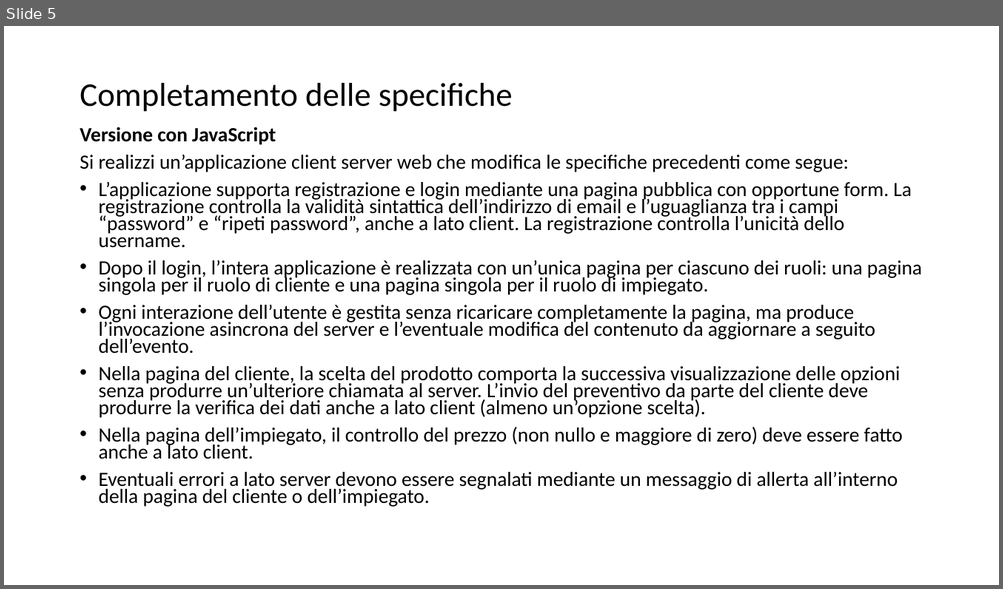
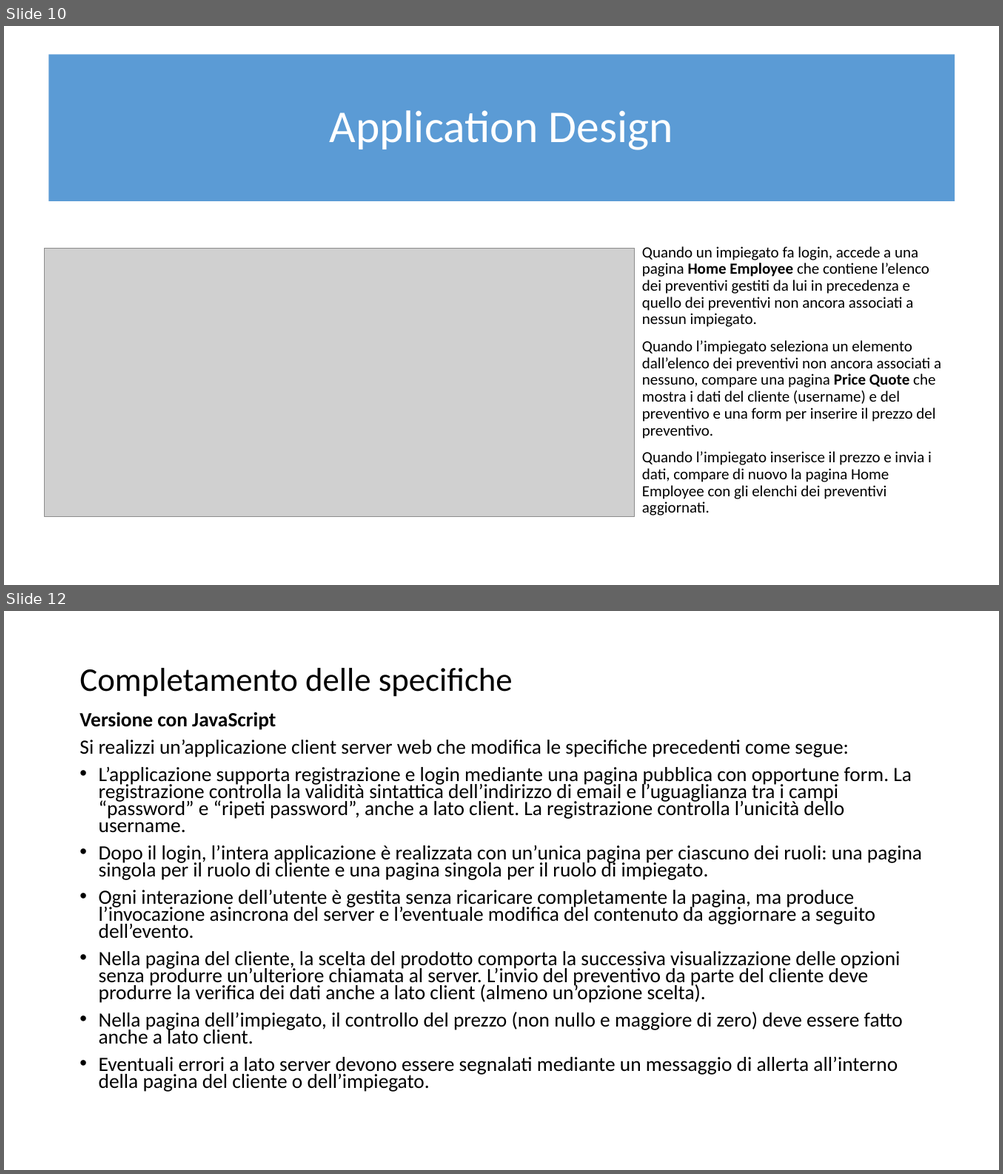
Before and after one commit to riccardopaltrinieri/Quotations-Web-App, a slide deck: Gestione Preventivi.pptx. Shown one above the other, each under a label of ours: slide 5 before the commit, slides 10 and 12 after it; the slides between them are not shown. The pictures are 1003x589 and 1003x1174 pixels, drawn with LibreOffice and Linux fonts; fonts in the diff are those of the drawing; grey boxes stand for pictures. Boxes give left, top, right and bottom in pixels: in the first picture for what was removed or moved away, otherwise in the second. Text is boxed around its words. In the diff, an @@ line names an element or a change of style, - is before the commit and + after.

```diff
--- a/Gestione Preventivi.pptx
+++ b/Gestione Preventivi.pptx
@@ slide 10 added at box(4, 26, 999, 585), background #FFFFFF @@
@@ rectangle added at box(48, 54, 955, 201), fill #5B9BD5 @@
@@ title added at box(330, 110, 673, 150), 44 pt, text #FFFFFF @@
+Application Design
@@ text added at box(642, 247, 941, 516), 15 pt, text #000000 @@
+Quando un impiegato fa login, accede a una pagina Home Employee che contiene l’elenco dei preventivi gestiti da lui in precedenza e quello dei preventivi non ancora associati a nessun impiegato.
+Quando l’impiegato seleziona un elemento dall’elenco dei preventivi non ancora associati a nessuno, compare una pagina Price Quote che mostra i dati del cliente (username) e del preventivo e una form per inserire il prezzo del preventivo.
+Quando l’impiegato inserisce il prezzo e invia i dati, compare di nuovo la pagina Home Employee con gli elenchi dei preventivi aggiornati.
@@ picture added at box(44, 248, 634, 517) @@
@@ what was slide 5 is now slide 12 @@
```
Also in this commit, not shown: 4 slides changed, 7 other slides added, 16 other files.
